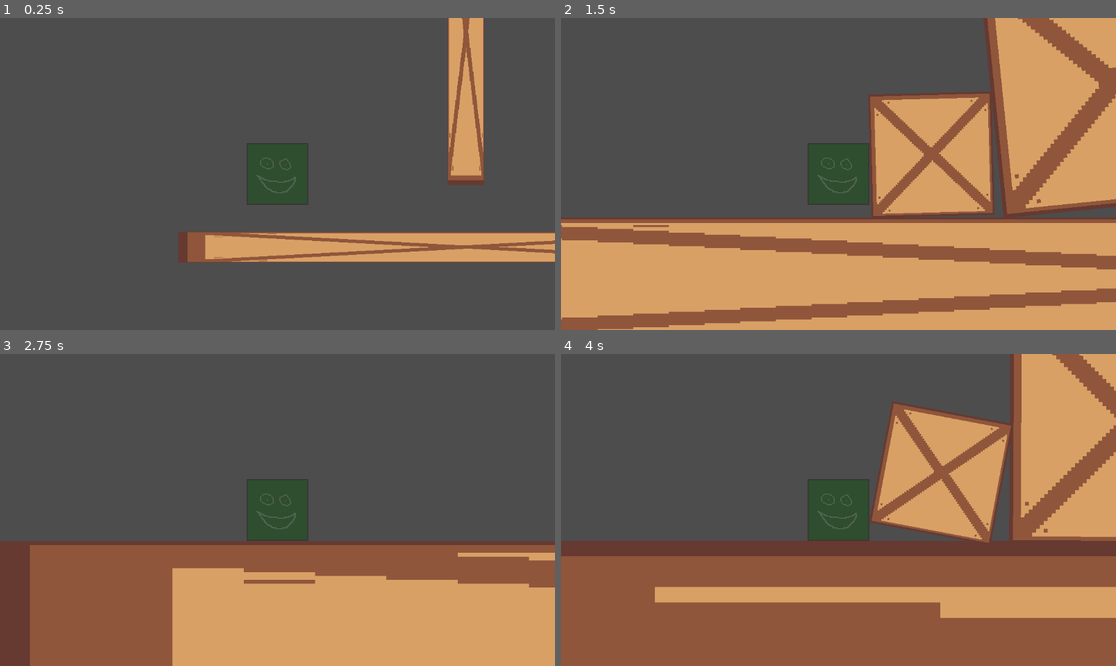
Above: before the commit, frames 1-4 (two rows, left to right).
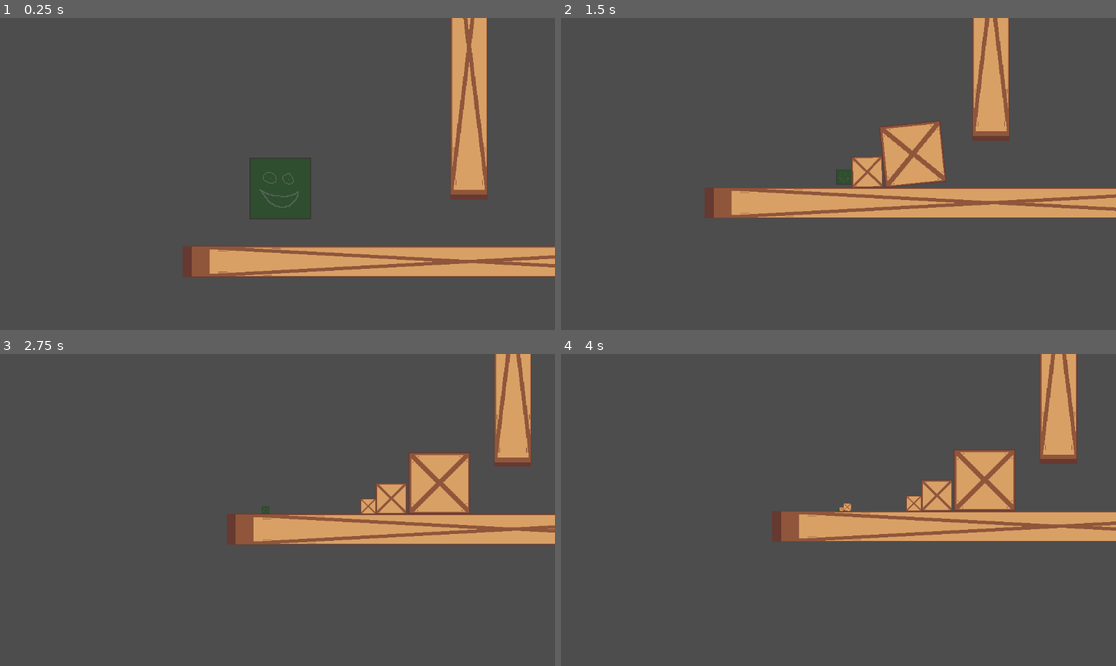
Above: after the commit, the same moments.

Repository: jkuball/splittle-bocks
Game: Godot game, scene res://scenes/playground.tscn
Same seed, same stepped clock (60 frames per second), same inputs: the game is played once before the commit and once after it.
Inputs:
- Up to frame 1 (0.25 s): no input
- Up to frame 2 (1.5 s): hold D (player_right) from 0.53 s (still down); tap Space (player_splittle) at 0.6, 1.35 s
- Up to frame 3 (2.75 s): release D (player_right) at 2.03 s; hold A (player_left) from 2.03 s (still down); tap Space (player_splittle) at 2.1 s
- Up to frame 4 (4 s): release A (player_left) at 2.78 s; hold D (player_right) from 2.78 s (still down); tap Space (player_splittle) at 2.85, 3.6 s

The runs differ from the first frame. In frame 1, 12% of the frame differs, in the area x 32-100%, y 0-84%; in frame 2, 60%, in the area x 0-100%, y 0-100%; in frame 3, 51%; in frame 4, 59%.

Commit message:
camera follow

Diff:
--- a/scenes/playground.tscn
+++ b/scenes/playground.tscn
@@ -1,16 +1,21 @@
-[gd_scene load_steps=3 format=3 uid="uid://u7bh6iof3n10"]
+[gd_scene load_steps=4 format=3 uid="uid://u7bh6iof3n10"]
 
-[ext_resource type="PackedScene" uid="uid://ccicfing1r2rg" path="res://scenes/player.tscn" id="1_28eyv"]
-[ext_resource type="PackedScene" uid="uid://d0244705cky8d" path="res://scenes/wall.tscn" id="3_2hrnh"]
+[ext_resource type="PackedScene" uid="uid://c2wkhfsiwtuvv" path="res://scenes/player.tscn" id="1_28eyv"]
+[ext_resource type="Script" path="res://scripts/follow_player.gd" id="1_fwirh"]
+[ext_resource type="PackedScene" uid="uid://bv3rvjka57xc1" path="res://scenes/wall.tscn" id="3_2hrnh"]
 
 [node name="Node2D" type="Node2D"]
+
+[node name="Camera2D" type="Camera2D" parent="." node_paths=PackedStringArray("follow_target")]
+script = ExtResource("1_fwirh")
+follow_target = NodePath("../Player")
 
 [node name="Player" parent="." node_paths=PackedStringArray("spawn_target") instance=ExtResource("1_28eyv")]
 position = Vector2(184, 455)
 spawn_target = NodePath("..")
 
 [node name="Wall" parent="." instance=ExtResource("3_2hrnh")]
-position = Vector2(570.485, 636)
+position = Vector2(573, 636)
 
 [node name="Wall2" parent="." instance=ExtResource("3_2hrnh")]
 position = Vector2(575, 192)
--- /dev/null
+++ b/scripts/follow_player.gd
@@ -0,0 +1,16 @@
+extends Camera2D
+
+@export var follow_target: Node2D
+
+# Called when the node enters the scene tree for the first time.
+func _ready():
+	pass
+
+# Called every frame. 'delta' is the elapsed time since the previous frame.
+func _process(delta):
+	pass
+
+#
+func _physics_process(delta):
+	# lerp dat shit
+	transform.origin = lerp(transform.origin, follow_target.transform.origin, 0.2)
Not shown: 1 places in scenes/bocks.tscn that only renumber resources
Not shown: 1 places in scenes/player.tscn that only renumber resources
Not shown: 1 places in scenes/wall.tscn that only renumber resources
